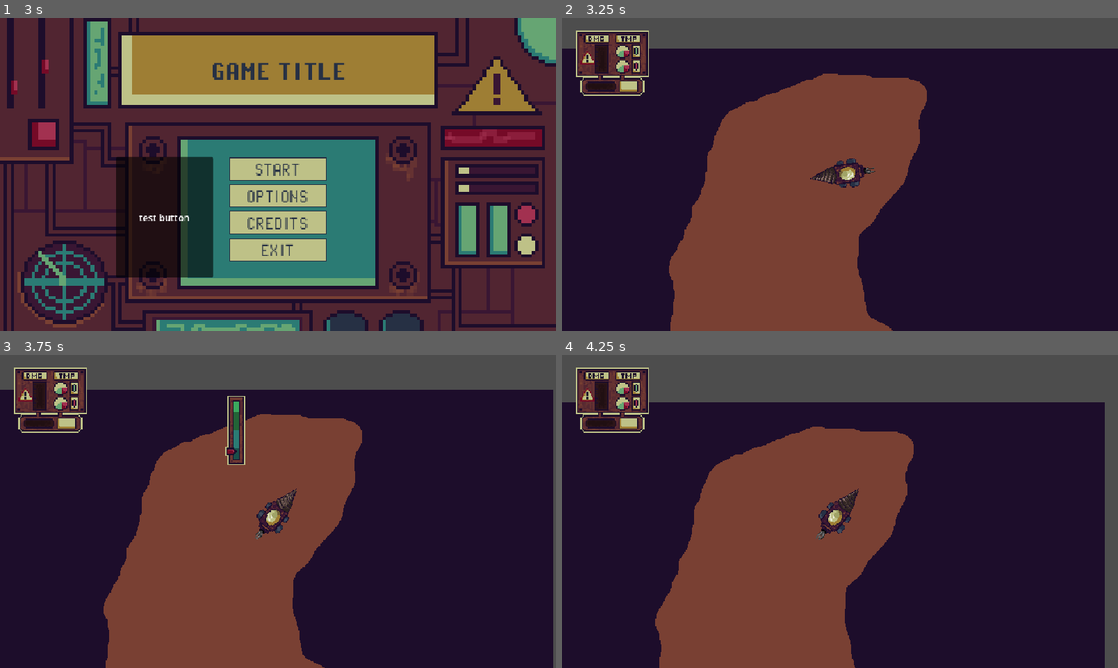
Above: before the commit, frames 1-4 (two rows, left to right).
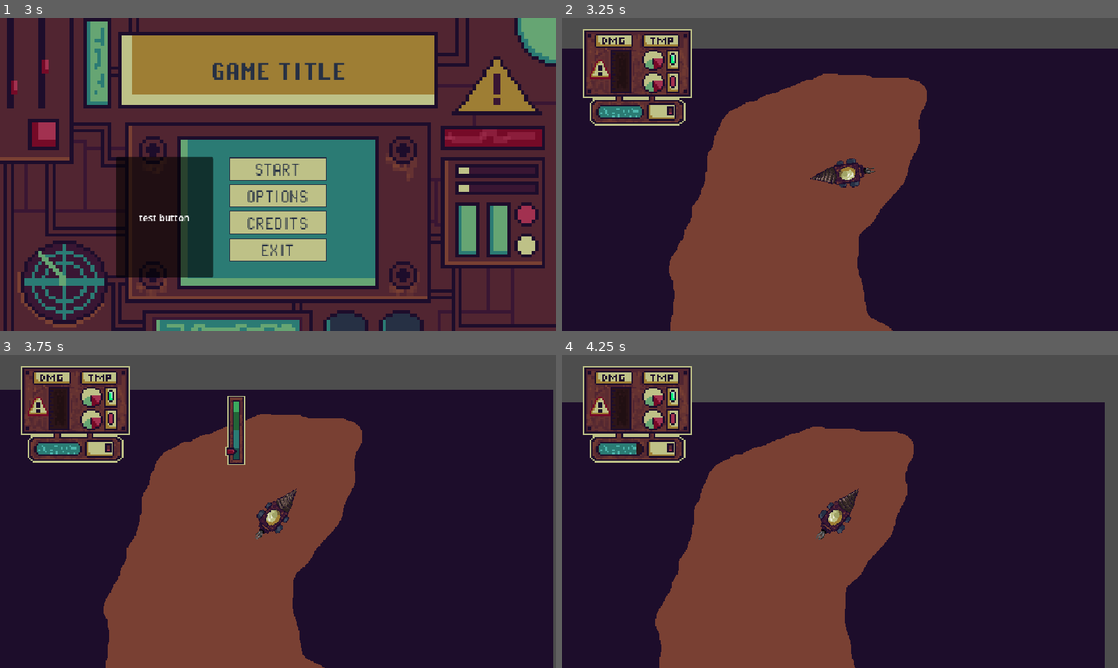
Above: after the commit, the same moments.

Repository: indie-ian/save-the-core
Game: Godot game, scene res://global/managers/manager.tscn
Same seed, same stepped clock (60 frames per second), same inputs: the game is played once before the commit and once after it.
Inputs (mouse positions are in pixels of both pictures, inside the frame that each line leads up to):
- Up to frame 1 (3 s): hold Up (ui_up) 0.53-1.25 s; click (278, 174) at 0.67 s; click "START" at 1.25 s; click "START" at 2 s; move the mouse to (166, 190) at 2.77 s; click (166, 190) at 2.92 s
- Up to frame 2 (3.25 s): no input
- Up to frame 3 (3.75 s): tap Enter at 3.5 s; move the mouse to (333, 442) at 3.52 s; hold Up (ui_up) from 3.53 s (still down); click (333, 442) at 3.67 s
- Up to frame 4 (4.25 s): keep holding Up (ui_up)

Frame 1 is identical in both runs. In frame 2, 4.7% of the frame differs, in the area x 2-24%, y 3-35%; in frame 3, 4.7%; in frame 4, 4.7%.

Commit message:
stats drill

Diff:
--- a/environment/objects/scenes/DrillstatsUi.tscn
+++ /dev/null
@@ -1,10 +0,0 @@
-[gd_scene format=3 uid="uid://c58j0g0aq4txu"]
-
-[ext_resource type="Texture2D" uid="uid://crevukiknk0qq" path="res://sandbox/playerAssets/statsAssets/DrillStatsInterfaces.png" id="1_7jpwv"]
-
-[node name="stats" type="Node2D" unique_id=2101386538]
-
-[node name="Sprite2D" type="Sprite2D" parent="." unique_id=1594874382]
-position = Vector2(-191, -87)
-scale = Vector2(1.2, 1.2)
-texture = ExtResource("1_7jpwv")
--- a/sandbox/player_rig.gd
+++ b/sandbox/player_rig.gd
@@ -16,6 +16,10 @@
 const POINTER_START_Y = -25.0
 const POINTER_END_Y = -70.0
 
+const MAX_LIQUID: float = 100.0
+const LIQUID_LOSS_OVERCHARGE: float = 25.0  # liquid Overcharge loss
+const LIQUID_LOSS_WEAK_CHARGE: float = 15.0 # if you let mouse to early liquid loss 60%
+var current_liquid: float = MAX_LIQUID
 
 var drill_area: Vector2 = Vector2(24, 24)
 var is_charging: bool = false
@@ -36,6 +40,15 @@
 
 @onready var damage_bar: TextureProgressBar = $stats/DamageBar
 
+@onready var switch: AnimatedSprite2D = $stats/switch
+@onready var green_light: Sprite2D = $stats/greenLight
+@onready var redlight: Sprite2D = $stats/redlight
+
+@onready var liquid: TextureProgressBar = $stats/liquid
+
+#for the light switch
+var is_switching: bool = false
+
 var is_turbo_active: bool = false
 
 const MAX_DAMAGE: float = 100.0
@@ -47,6 +60,9 @@
 var hit_cooldown: float = 0.0
 var is_dashing: bool = false
 var danger_tween: Tween
+var stats_offset: Vector2
+var initial_stats_scale: Vector2
+
 
 func _ready() -> void:
 	drill.body_entered.connect(_drill_area)
@@ -58,6 +74,19 @@
 	#stats ui drill damage
 	damage_bar.max_value = MAX_DAMAGE
 	damage_bar.value = current_damage
+
+	initial_stats_scale = stats.scale
+	initial_stats_scale = stats.global_scale
+	stats_offset = stats.global_position - global_position
+
+	#lights and switch to indicate the part you are cooling by default it cools the engine
+	#so thats why only the green light is on
+	redlight.hide()
+
+	#liquid bar
+	liquid.max_value = MAX_LIQUID
+	liquid.step = 0.01
+	liquid.value = current_liquid
 
 
 func _physics_process(delta: float) -> void:
@@ -71,8 +100,9 @@
 	failed.global_rotation = 0.0
 	max_charge_sprite.global_position = global_position + Vector2(0, -90)
 	max_charge_sprite.global_rotation = 0.0
-	stats.global_position= global_position
+	stats.global_position = global_position + stats_offset
 	stats.global_rotation = 0.0
+
 
 	if max_charge_sprite.visible:
 		max_charge_sprite.global_position = global_position + Vector2(0, -65)
@@ -105,6 +135,7 @@
 				overcharged = true
 				_trigger_overcharge_effects()
 				print("OVERCHARGED")
+				_consume_liquid(LIQUID_LOSS_OVERCHARGE)
 		else:
 			velocity = velocity.move_toward(Vector2.ZERO, FRICTION * delta)
 
@@ -122,7 +153,10 @@
 			else:
 				launch_power = lerp(MIN_LAUNCH_SPEED, MAX_LAUNCH_SPEED, charge_ratio)
 				shake_strength = 10 #small shake when you do smaller charge
-
+				if charge_ratio >= 0.60:
+					pass
+				else:
+					_consume_liquid(LIQUID_LOSS_WEAK_CHARGE)
 			_launch(mouse_pos, launch_power)
 
 		elif Input.is_action_pressed("ui_up"):
@@ -132,7 +166,6 @@
 	if shake_strength > 0:
 		shake_strength = lerp(shake_strength, 0.0, 10.0 * delta)
 		camera.offset = Vector2(randf_range(-shake_strength, shake_strength),randf_range(-shake_strength, shake_strength))
-
 
 	move_and_slide()
 
@@ -271,18 +304,46 @@
 	if danger_tween and danger_tween.is_valid():
 		return
 
-	danger_tween = create_tween().set_loops() # repeat shake
-
-	danger_tween.tween_property(stats, "scale", Vector2(1.02, 1.02), 0.25).set_trans(Tween.TRANS_SINE)
+	danger_tween = create_tween().set_loops()
+
+	danger_tween.tween_property(stats, "global_scale", initial_stats_scale * 1.02, 0.25).set_trans(Tween.TRANS_SINE)
 	danger_tween.parallel().tween_property(stats, "modulate", Color(1.0, 0.25, 0.25), 0.25)
 
-	danger_tween.tween_property(stats, "scale", Vector2(1.0, 1.0), 0.25).set_trans(Tween.TRANS_SINE)
-	danger_tween.parallel().tween_property(stats, "modulate", Color.WHITE, 0.12)
+	danger_tween.tween_property(stats, "global_scale", initial_stats_scale, 0.25).set_trans(Tween.TRANS_SINE)
+	danger_tween.parallel().tween_property(stats, "modulate", Color.WHITE, 0.25)
 
 func _stop_danger_pulse() -> void:
 	if danger_tween and danger_tween.is_valid():
 		danger_tween.kill()
-
-	#back to normal state
-	stats.scale = Vector2(1.0, 1.0)
+	stats.global_scale = initial_stats_scale
 	stats.modulate = Color.WHITE
+
+
+# when the mouse enters the area switch change
+func _on_area_2d_mouse_entered() -> void:
+	if is_switching:
+		return
+	is_switching = true
+	if not redlight.visible:
+		switch.play("GreenToRed")
+		await switch.animation_finished
+		redlight.show()
+		green_light.hide()
+	else:
+		switch.play("redToGreen")
+		await switch.animation_finished
+		green_light.show()
+		redlight.hide()
+	is_switching = false
+
+func _consume_liquid(amount: float) -> void:
+	current_liquid = clamp(current_liquid - amount, 0.0, MAX_LIQUID)
+	liquid.value = current_liquid
+
+	if amount >= 5.0:
+		liquid.modulate = Color(1.0, 0.3, 0.3)
+		var bar_tween = create_tween()
+		bar_tween.tween_property(liquid, "modulate", Color.WHITE, 0.35)
+
+	if current_liquid <= 0:
+		print("no liquid")
--- a/sandbox/player_rig.tscn
+++ b/sandbox/player_rig.tscn
@@ -8,7 +8,12 @@
 [ext_resource type="Texture2D" uid="uid://nanc8o61dub0" path="res://sandbox/playerAssets/MaxCharge.png" id="6_bjboh"]
 [ext_resource type="Texture2D" uid="uid://bdpw7yv0g4fno" path="res://sandbox/playerAssets/turbo.png" id="7_vnepr"]
 [ext_resource type="Texture2D" uid="uid://crevukiknk0qq" path="res://sandbox/playerAssets/statsAssets/DrillStatsInterfaces.png" id="8_bjboh"]
+[ext_resource type="Texture2D" uid="uid://cyuo4vytlkayu" path="res://sandbox/playerAssets/statsAssets/temppointer.png" id="9_1dp3n"]
 [ext_resource type="Texture2D" uid="uid://b8f3rmtkkt5ra" path="res://sandbox/playerAssets/statsAssets/DamageProgressBar.png" id="9_vnepr"]
+[ext_resource type="Texture2D" uid="uid://d1nhb0dnyb6r0" path="res://sandbox/playerAssets/statsAssets/coolingSwitch.png" id="10_xqotd"]
+[ext_resource type="Texture2D" uid="uid://csj7im0akxxgc" path="res://sandbox/playerAssets/statsAssets/GreenLightON.png" id="11_nnfea"]
+[ext_resource type="Texture2D" uid="uid://wsa0ff2h3s3b" path="res://sandbox/playerAssets/statsAssets/redLightON.png" id="12_1dp3n"]
+[ext_resource type="Texture2D" uid="uid://dpcki1p71xvke" path="res://sandbox/playerAssets/statsAssets/CoolingLiquidBar.png" id="13_nnfea"]
 
 [sub_resource type="AtlasTexture" id="AtlasTexture_x78j1"]
 atlas = ExtResource("2_8q8w8")
@@ -138,6 +143,64 @@
 "speed": 10.0
 }]
 
+[sub_resource type="RectangleShape2D" id="RectangleShape2D_gj5rp"]
+size = Vector2(17, 10)
+
+[sub_resource type="AtlasTexture" id="AtlasTexture_2iylq"]
+atlas = ExtResource("10_xqotd")
+region = Rect2(8, 0, 4, 5)
+
+[sub_resource type="AtlasTexture" id="AtlasTexture_og7xj"]
+atlas = ExtResource("10_xqotd")
+region = Rect2(4, 0, 4, 5)
+
+[sub_resource type="AtlasTexture" id="AtlasTexture_0uas3"]
+atlas = ExtResource("10_xqotd")
+region = Rect2(0, 0, 4, 5)
+
+[sub_resource type="AtlasTexture" id="AtlasTexture_mx77y"]
+atlas = ExtResource("10_xqotd")
+region = Rect2(0, 0, 4, 5)
+
+[sub_resource type="AtlasTexture" id="AtlasTexture_suf5p"]
+atlas = ExtResource("10_xqotd")
+region = Rect2(4, 0, 4, 5)
+
+[sub_resource type="AtlasTexture" id="AtlasTexture_0psb5"]
+atlas = ExtResource("10_xqotd")
+region = Rect2(8, 0, 4, 5)
+
+[sub_resource type="SpriteFrames" id="SpriteFrames_0pa3n"]
+animations = [{
+"frames": [{
+"duration": 1.0,
+"texture": SubResource("AtlasTexture_2iylq")
+}, {
+"duration": 1.0,
+"texture": SubResource("AtlasTexture_og7xj")
+}, {
+"duration": 1.0,
+"texture": SubResource("AtlasTexture_0uas3")
+}],
+"loop": 0,
+"name": &"GreenToRed",
+"speed": 10.0
+}, {
+"frames": [{
+"duration": 1.0,
+"texture": SubResource("AtlasTexture_mx77y")
+}, {
+"duration": 1.0,
+"texture": SubResource("AtlasTexture_suf5p")
+}, {
+"duration": 1.0,
+"texture": SubResource("AtlasTexture_0psb5")
+}],
+"loop": 0,
+"name": &"redToGreen",
+"speed": 10.0
+}]
+
 [node name="RigidBody2D" type="CharacterBody2D" unique_id=945059762]
 scale = Vector2(2, 2)
 motion_mode = 1
@@ -192,10 +255,16 @@
 animation = &"turbo"
 
 [node name="stats" type="Node2D" parent="." unique_id=623327462]
+position = Vector2(120, 60)
+scale = Vector2(1.5, 1.5)
 
 [node name="Sprite2D" type="Sprite2D" parent="stats" unique_id=2063136205]
-position = Vector2(-197, -93)
+position = Vector2(-197.14287, -92.85715)
 texture = ExtResource("8_bjboh")
+
+[node name="greenPointer" type="Sprite2D" parent="stats" unique_id=798504725]
+position = Vector2(-187.5, -105)
+texture = ExtResource("9_1dp3n")
 
 [node name="DamageBar" type="TextureProgressBar" parent="stats" unique_id=769456193]
 offset_left = -211.5
@@ -205,3 +274,38 @@
 value = 100.0
 fill_mode = 3
 texture_progress = ExtResource("9_vnepr")
+metadata/_edit_use_anchors_ = true
+
+[node name="Area2D" type="Area2D" parent="stats" unique_id=1601683315]
+
+[node name="CollisionShape2D" type="CollisionShape2D" parent="stats/Area2D" unique_id=392637064]
+position = Vector2(-182.5, -76)
+shape = SubResource("RectangleShape2D_gj5rp")
+
+[node name="switch" type="AnimatedSprite2D" parent="stats" unique_id=909462266]
+position = Vector2(-177.5, -76.5)
+sprite_frames = SubResource("SpriteFrames_0pa3n")
+animation = &"redToGreen"
+
+[node name="greenLight" type="Sprite2D" parent="stats" unique_id=109099712]
+position = Vector2(-176, -106.5)
+texture = ExtResource("11_nnfea")
+
+[node name="redlight" type="Sprite2D" parent="stats" unique_id=396545059]
+position = Vector2(-176, -93.5)
+texture = ExtResource("12_1dp3n")
+
+[node name="liquid" type="TextureProgressBar" parent="stats" unique_id=68781768]
+offset_left = -220.5
+offset_top = -80.0
+offset_right = -180.5
+offset_bottom = -40.0
+value = 100.0
+texture_progress = ExtResource("13_nnfea")
+metadata/_edit_use_anchors_ = true
+
+[node name="redPointer" type="Sprite2D" parent="stats" unique_id=748724010]
+position = Vector2(-187.5, -92)
+texture = ExtResource("9_1dp3n")
+
+[connection signal="mouse_entered" from="stats/Area2D" to="." method="_on_area_2d_mouse_entered"]
Binary file added: sandbox/playerAssets/ReleaseAssets/chargingDahBar.png
Not shown, added: sandbox/playerAssets/ReleaseAssets/chargingDahBar.png.import
Binary file added: sandbox/playerAssets/ReleaseAssets/chargingDash.png
Not shown, added: sandbox/playerAssets/ReleaseAssets/chargingDash.png.import
Renamed: sandbox/playerAssets/ReleaseAssets/needle.png -> sandbox/playerAssets/statsAssets/temppointer.png
Not shown, changed: sandbox/playerAssets/statsAssets/temppointer.png.import
